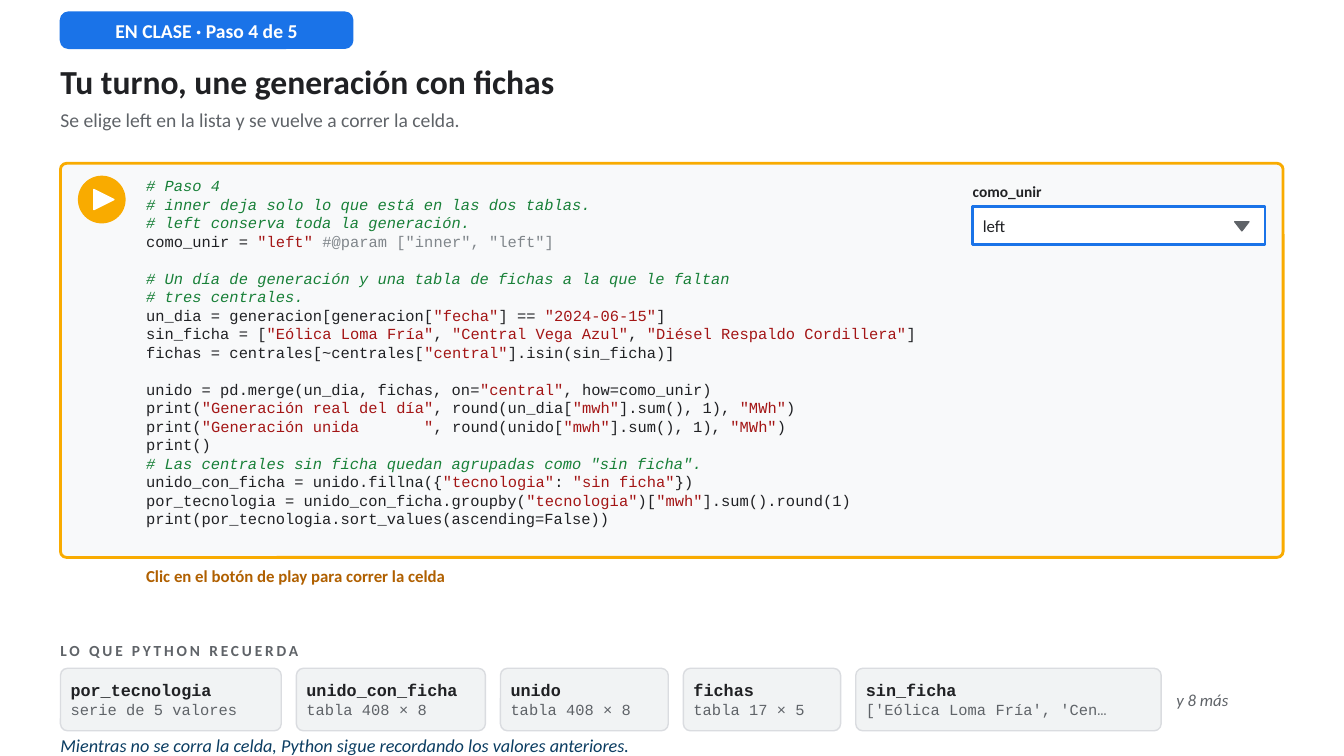
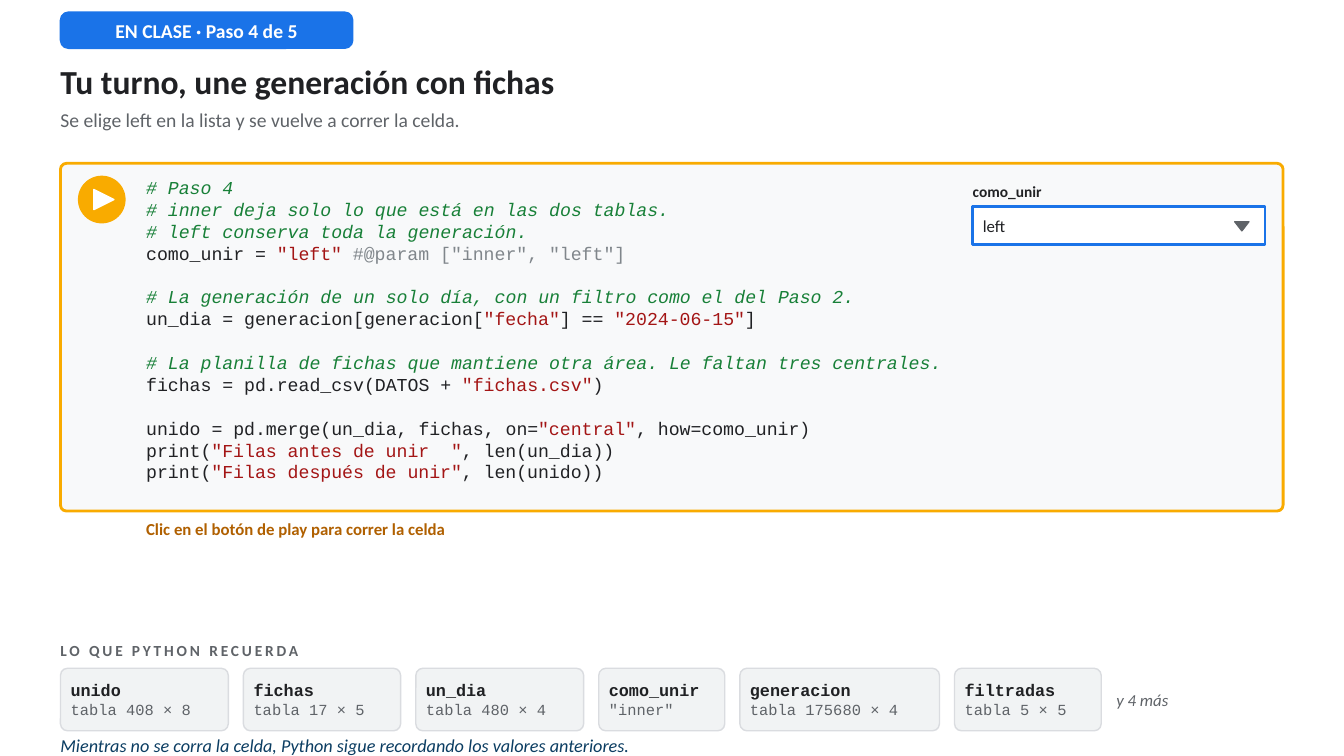
Before and after one commit to RodrigoMSB/curso-python-minergia, a slide deck: slide 27 of presentaciones/Simulador_Lab01_guiado.pptx (slide 26 before the commit). Drawn at 1344x756 pixels with LibreOffice and Linux fonts; fonts in the diff are those of the drawing. Boxes give left, top, right and bottom in pixels: in the first picture for what was removed or moved away, otherwise in the second. Text is boxed around its words. In the diff, an @@ line names an element or a change of style, - is before the commit and + after.

```diff
--- a/presentaciones/Simulador_Lab01_guiado.pptx
+++ b/presentaciones/Simulador_Lab01_guiado.pptx
@@ rounded rectangle: place and size @@
-rounded rectangle at <box>60,163,1284,558</box>
+rounded rectangle at <box>60,163,1284,511</box>
@@ rounded rectangle at <box>60,163,1284,511</box>: proportions changed @@
@@ text at <box>146,182,811,439</box>: size 11 to 13 pt in "# Paso 4", "# inner deja solo lo que está ...", "# left conserva toda la generación.", "como_unir = "left" #@param ["inner", "left"]" and 2 more places @@
@@ text at <box>168,291,854,307</box>: text changed; size 11 to 13 pt @@
-# Un día de generación y una tabla de fichas a la que le faltan
-# tres centrales.
+# La generación de un solo día, con un filtro como el del Paso 2.
@@ text at <box>146,356,941,395</box>: text changed; size 11 to 13 pt; text colour #A31515 to #188038; italic on @@
-sin_ficha = ["Eólica Loma Fría", "Central Vega Azul", "Diésel Respaldo Cordillera"]
-fichas = centrales[~centrales["central"].isin(sin_ficha)]
+# La planilla de fichas que mantiene otra área. Le faltan tres centrales.
+fichas = pd.read_csv(DATOS + "fichas.csv")
@@ text at <box>146,444,615,482</box>: text changed; size 11 to 13 pt; text colour #202124 to #A31515 @@
-print("Generación real del día", round(un_dia["mwh"].sum(), 1), "MWh")
-print("Generación unida ", round(unido["mwh"].sum(), 1), "MWh")
-print()
-# Las centrales sin ficha quedan agrupadas como "sin ficha".
-unido_con_ficha = unido.fillna({"tecnologia": "sin ficha"})
-por_tecnologia = unido_con_ficha.groupby("tecnologia")["mwh"].sum().round(1)
-print(por_tecnologia.sort_values(ascending=False))
+print("Filas antes de unir ", len(un_dia))
+print("Filas después de unir", len(unido))
@@ text "Clic en el botón de ...": place and size @@
-text "Clic en el botón de ..." at <box>146,570,445,585</box>
+text "Clic en el botón de ..." at <box>146,523,445,538</box>
@@ rounded rectangle: place and size @@
-rounded rectangle at <box>60,668,281,731</box>
+rounded rectangle at <box>60,668,229,731</box>
@@ text at <box>71,684,121,696</box>: text changed @@
-unido_con_ficha
+unido
@@ text "unido": place and size @@
-text "unido" at <box>306,684,457,715</box>
+text "unido" at <box>71,684,191,715</box>
@@ text removed at <box>71,684,237,715</box> @@
-por_tecnologia
-serie de 5 valores
@@ rounded rectangle: place and size @@
-rounded rectangle at <box>296,668,486,731</box>
+rounded rectangle at <box>244,668,401,731</box>
@@ text "fichas": place and size @@
-text "fichas" at <box>693,684,804,715</box>
+text "fichas" at <box>254,684,364,715</box>
@@ rounded rectangle: place and size @@
-rounded rectangle at <box>500,668,668,731</box>
+rounded rectangle at <box>415,668,584,731</box>
@@ text at <box>426,684,546,715</box>: text changed @@
-unido
-tabla 408 × 8
+un_dia
+tabla 480 × 4
@@ rounded rectangle: place and size @@
-rounded rectangle at <box>684,668,841,731</box>
+rounded rectangle at <box>599,668,725,731</box>
@@ text added at <box>609,684,700,715</box>, 12 pt, text #202124, bold @@
+como_unir
+"inner"
@@ rounded rectangle: place and size @@
-rounded rectangle at <box>856,668,1162,731</box>
+rounded rectangle at <box>740,668,940,731</box>
@@ text at <box>750,684,898,715</box>: text changed @@
-sin_ficha
-['Eólica Loma Fría', 'Cen…
+generacion
+tabla 175680 × 4
@@ rounded rectangle added at <box>955,668,1102,731</box>, fill #F1F3F4, outline #DADCE0 1 pt @@
@@ text added at <box>965,684,1066,715</box>, 12 pt, text #202124, bold @@
+filtradas
+tabla 5 × 5
@@ text at <box>1116,694,1168,709</box>: text changed @@
-y 8 más
+y 4 más
```
Also in this commit, not shown: 28 other slides changed, 6 slides added, 6 slides removed, 22 other files.
